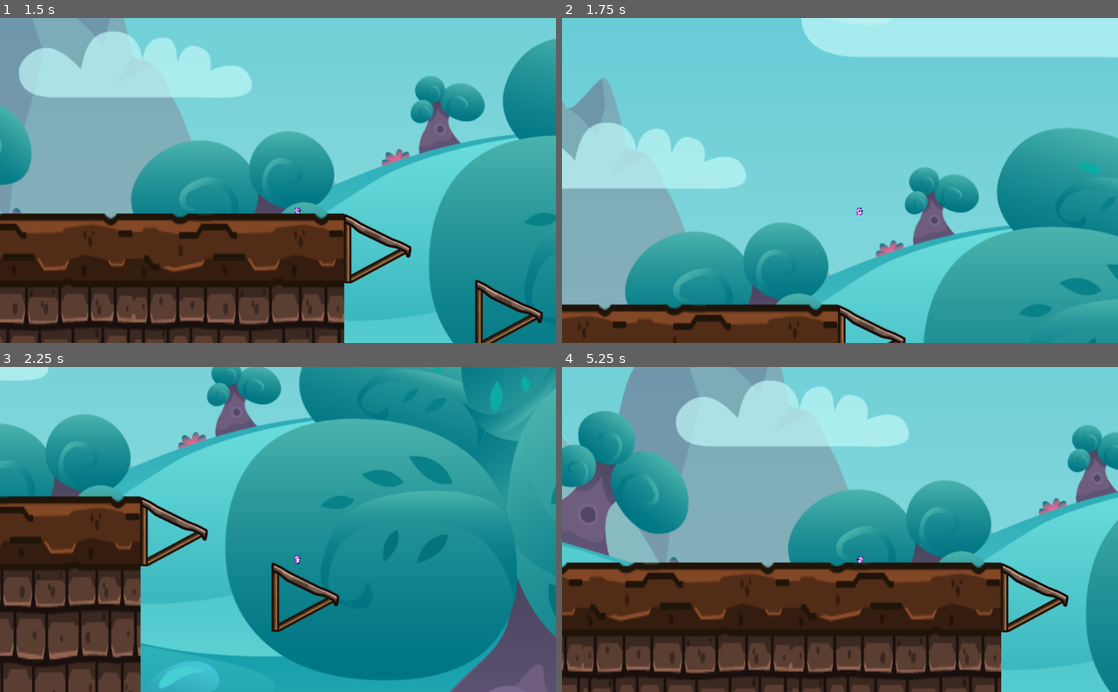
Above: before the commit, frames 1-4 (two rows, left to right).
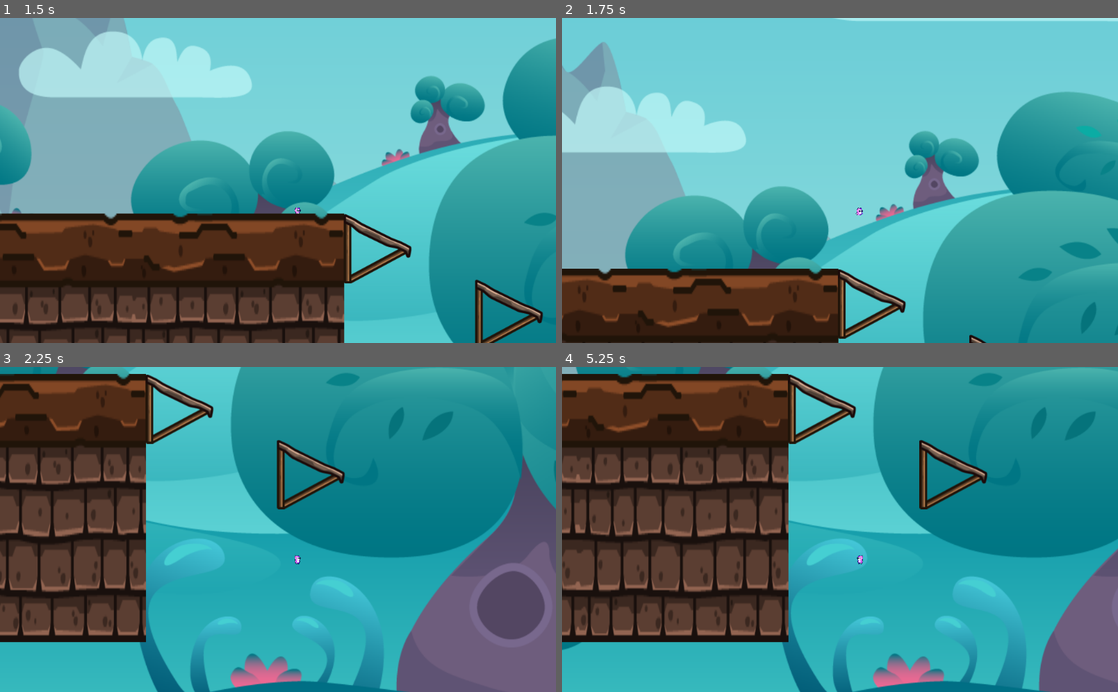
Above: after the commit, the same moments.

Repository: nelsueroo/ProgramersExito
Game: Godot game, scene res://Escenes/EscenaPrincipal.tscn
The game is run twice, just before and just after one commit, with the same random seed, the same clock (stepped at 60 frames per second) and the same inputs.
Inputs:
- Up to frame 1 (1.5 s): click "Jugar" at 0.5 s; tap Enter at 1.25 s; hold Right (ui_right) from 1.28 s (still down)
- Up to frame 2 (1.75 s): keep holding Right (ui_right); tap Space (salta) at 1.52 s
- Up to frame 3 (2.25 s): keep holding Right (ui_right)
- Up to frame 4 (5.25 s): tap Space (salta) at 2.27, 3.77, 4.52 s; release Right (ui_right) at 2.78 s; hold Left (ui_left) 2.78-3.53 s; hold Right (ui_right) 3.53-5.03 s; hold Left (ui_left) from 5.03 s (still down)

Frame 1 is identical in both runs. In frame 2, 47% of the frame differs, in the area x 0-100%, y 0-100%; in frame 3, 80%; in frame 4, 95%.

Commit message:
variables barrejades

Diff:
--- a/Nivell2.tscn
+++ /dev/null
@@ -1,23 +0,0 @@
-[gd_scene load_steps=4 format=2]
-
-[ext_resource path="res://Backgrounds/platformer_background_4/platformer_background_4.png" type="Texture" id=1]
-[ext_resource path="res://SueloNivel2.tscn" type="PackedScene" id=2]
-[ext_resource path="res://personatge/Personatge.tscn" type="PackedScene" id=3]
-
-[node name="Node2D" type="Node2D"]
-
-[node name="PlatformerBackground4" type="Sprite" parent="."]
-position = Vector2( 513.5, 301 )
-scale = Vector2( 0.533854, 0.555556 )
-texture = ExtResource( 1 )
-
-[node name="Area2D" parent="." instance=ExtResource( 2 )]
-position = Vector2( 63, 64 )
-
-[node name="Personatge" parent="." instance=ExtResource( 3 )]
-position = Vector2( 215, 447 )
-
-[node name="Camera2D" type="Camera2D" parent="Personatge"]
-limit_left = 0
-limit_top = 0
-limit_bottom = 0
--- a/personatge/PersonatgePrincipal.gd
+++ b/personatge/PersonatgePrincipal.gd
@@ -4,7 +4,8 @@
 var direccio = Vector2.DOWN
 var velocitat = Vector2.ZERO
 var gravetat= Vector2.DOWN * 980
-var velocitat_salt = -600
+var velocitat_salt = -440
+var escala =  false
 
 
 
Renamed: TileMap3.tscn -> Escenes/TileMap3.tscn
